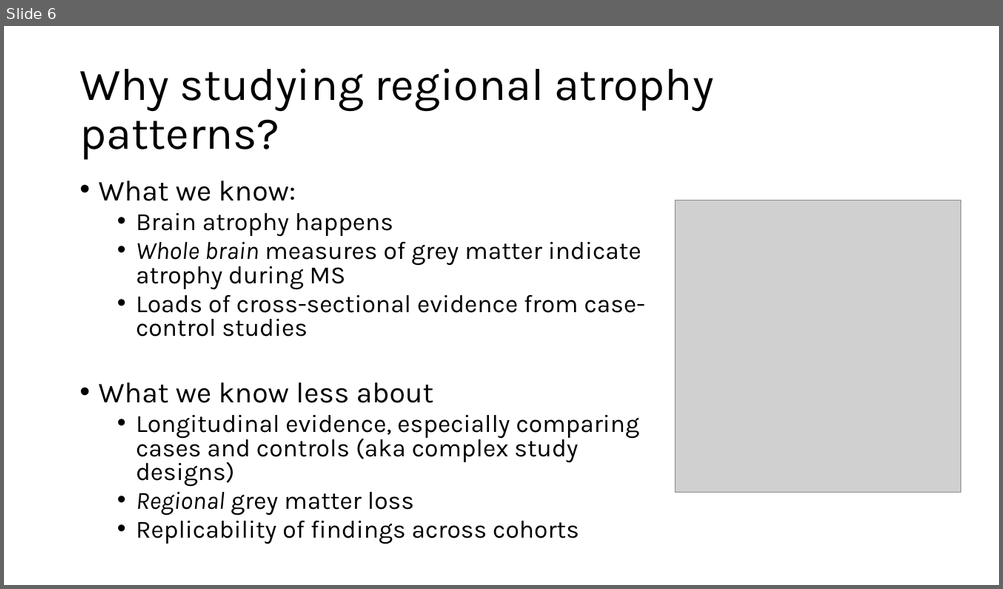
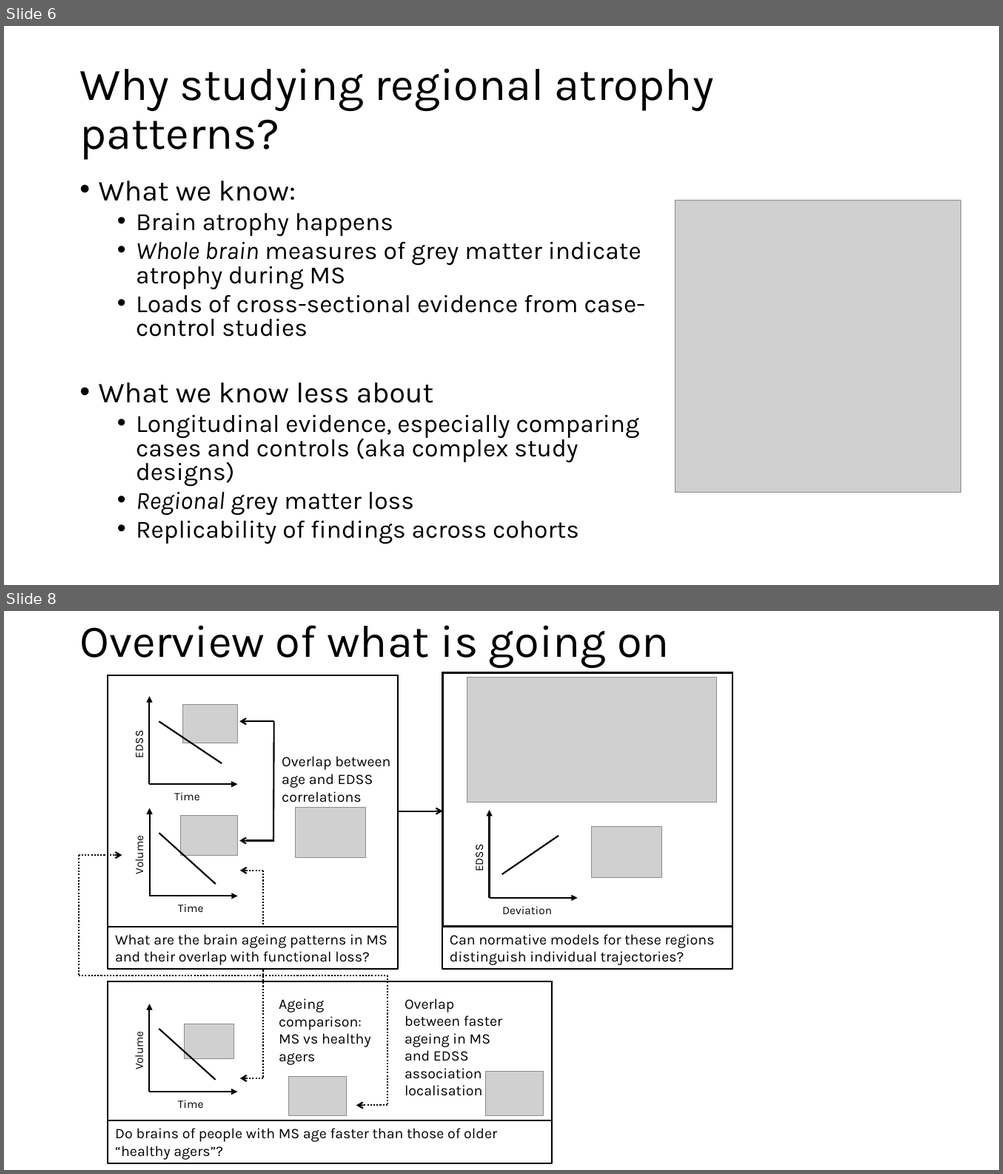
Before and after one commit to MaxKorbmacher/Presentations, a slide deck: 2025-04-10-GM_degeneration_MS.pptx. Shown one above the other, each under a label of ours: slide 6 before the commit, slides 6 and 8 after it; the slides between them are not shown. The pictures are 1003x589 and 1003x1174 pixels, drawn with LibreOffice and Linux fonts; fonts in the diff are those of the drawing; grey boxes stand for pictures. Boxes give left, top, right and bottom in pixels: in the first picture for what was removed or moved away, otherwise in the second. Text is boxed around its words. In the diff, an @@ line names an element or a change of style, - is before the commit and + after.

```diff
--- a/2025-04-10-GM_degeneration_MS.pptx
+++ b/2025-04-10-GM_degeneration_MS.pptx
@@ slide 8 added at (4, 611, 999, 1170), background #FFFFFF @@
@@ title added at (79, 625, 669, 668), 44 pt, text #000000 @@
+Overview of what is going on
@@ rectangle added at (443, 673, 733, 926), outline #000000 1.5 pt @@
@@ picture added at (466, 678, 717, 803) @@
@@ group added at (108, 675, 398, 927): 6 arrows, 5 texts, 3 pictures, 3 lines, 1 rectangle @@
+Time
+Volume
+EDSS
+Time
+Overlap between age and EDSS correlations
@@ arrow added from (489, 898) to (489, 810), #000000 1.5 pt @@
@@ arrow added from (398, 811) to (443, 811), #000000 1.5 pt @@
@@ picture added at (591, 827, 661, 878) @@
@@ text added at (471, 846, 486, 871), 11 pt, text #000000 @@
+EDSS
@@ line added from (502, 874) to (558, 835), #000000 1.5 pt @@
@@ group added at (79, 856, 387, 1105): 3 lines, 2 arrows @@
@@ arrow added from (263, 871) to (240, 871), #000000 1.5 pt dashed @@
@@ line added from (263, 871) to (263, 1079), #000000 1.5 pt dashed @@
@@ arrow added from (489, 898) to (577, 898), #000000 1.5 pt @@
@@ text added at (502, 906, 552, 914), 11 pt, text #000000 @@
+Deviation
@@ rectangle added at (108, 926, 398, 969), fill #FFFFFF, outline #000000 1.5 pt, 14 pt, text #000000 @@
+What are the brain ageing patterns in MS and their overlap with functional loss?
@@ rectangle added at (442, 926, 732, 969), fill #FFFFFF, outline #000000 1.5 pt, 14 pt, text #000000 @@
+Can normative models for these regions distinguish individual trajectories?
@@ group added at (108, 982, 552, 1124): 4 texts, 3 pictures, 2 arrows, 1 line, 1 rectangle @@
+Time
+Volume
+Ageing comparison: MS vs healthy agers
+Overlap between faster ageing in MS and EDSS association localisation
@@ arrow added from (263, 1079) to (240, 1079), #000000 1.5 pt dashed @@
@@ rectangle added at (108, 1122, 552, 1164), fill #FFFFFF, outline #000000 1.5 pt, 14 pt, text #000000 @@
+Do brains of people with MS age faster than those of older “healthy agers”?
```
Also in this commit, not shown: 3 slides changed, 3 other slides added.
